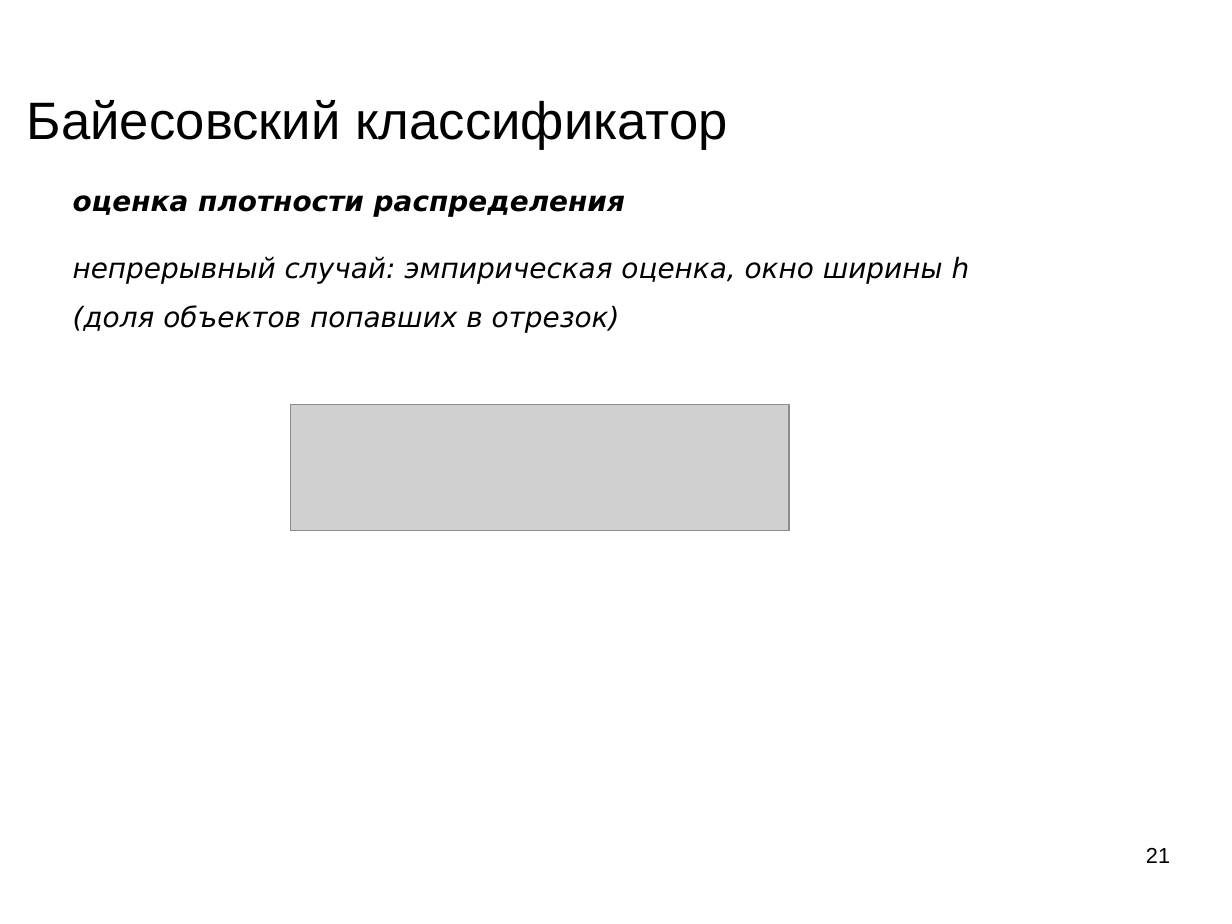
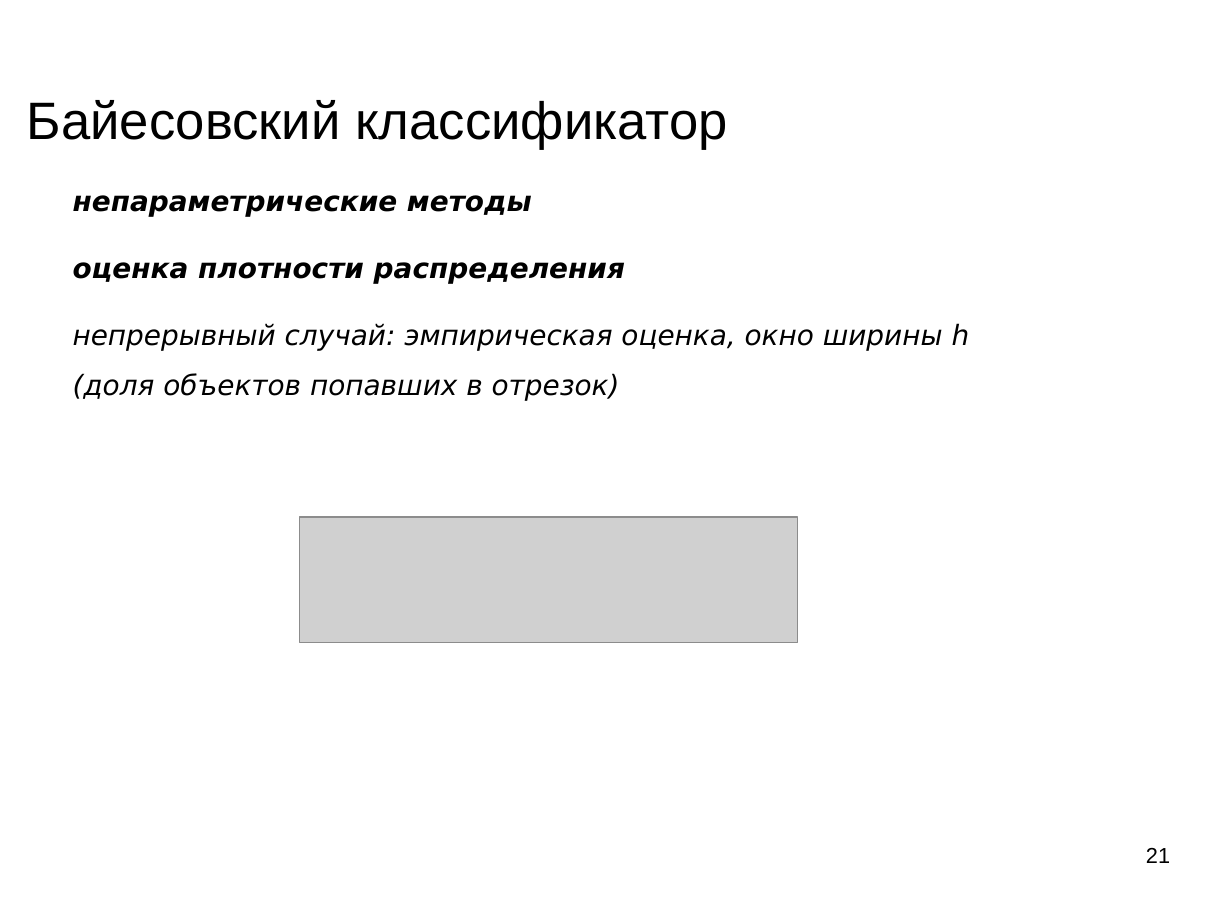
Before and after one commit to mechanoid5/ml_lectorium_legacy, a slide deck: slide 21 of 04-bayes.odp. Drawn at 1232x924 pixels with LibreOffice and Linux fonts; fonts in the diff are those of the drawing; grey boxes stand for pictures; background and template pictures are left out. Boxes give left, top, right and bottom in pixels: in the first picture for what was removed or moved away, otherwise in the second. Text is boxed around its words. In the diff, an @@ line names an element or a change of style, - is before the commit and + after.

```diff
--- a/04-bayes.odp
+++ b/04-bayes.odp
@@ text at <box>73,195,532,217</box>: paragraph added @@
+непараметрические методы
@@ picture: place and size @@
-picture at <box>291,405,789,530</box>
+picture at <box>300,518,798,643</box>
```
Also in this commit, not shown: 10 other slides changed, 8 slides added, 2 slides removed, 5 other files.
